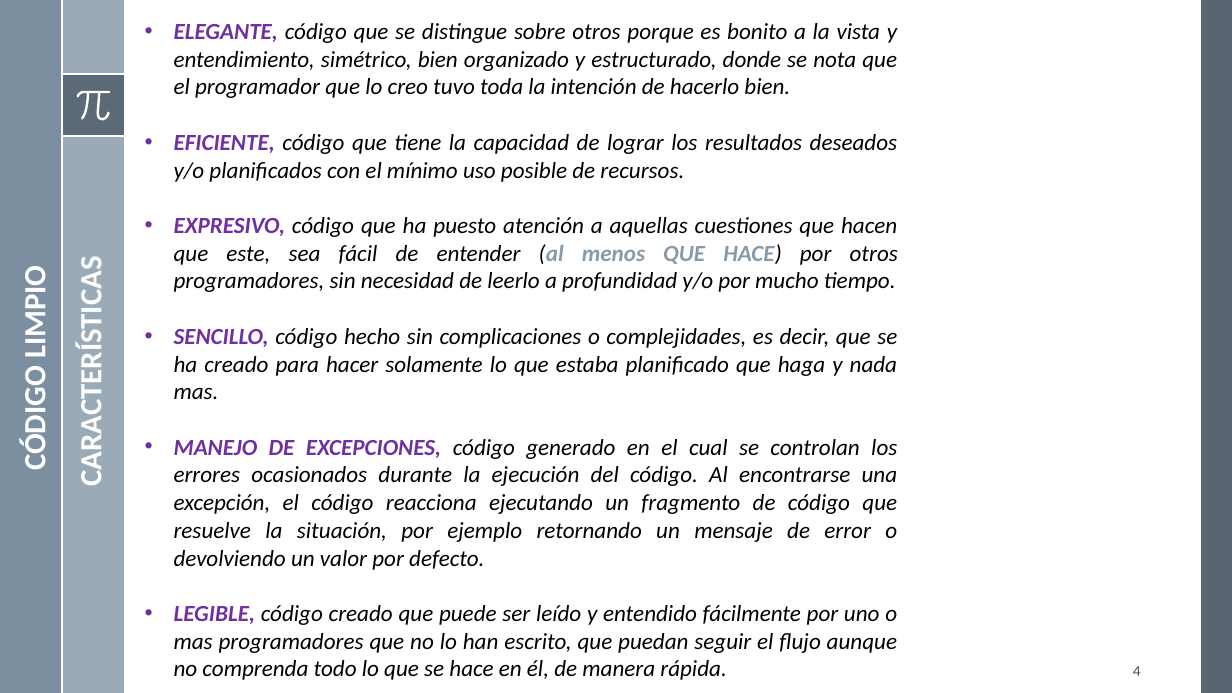
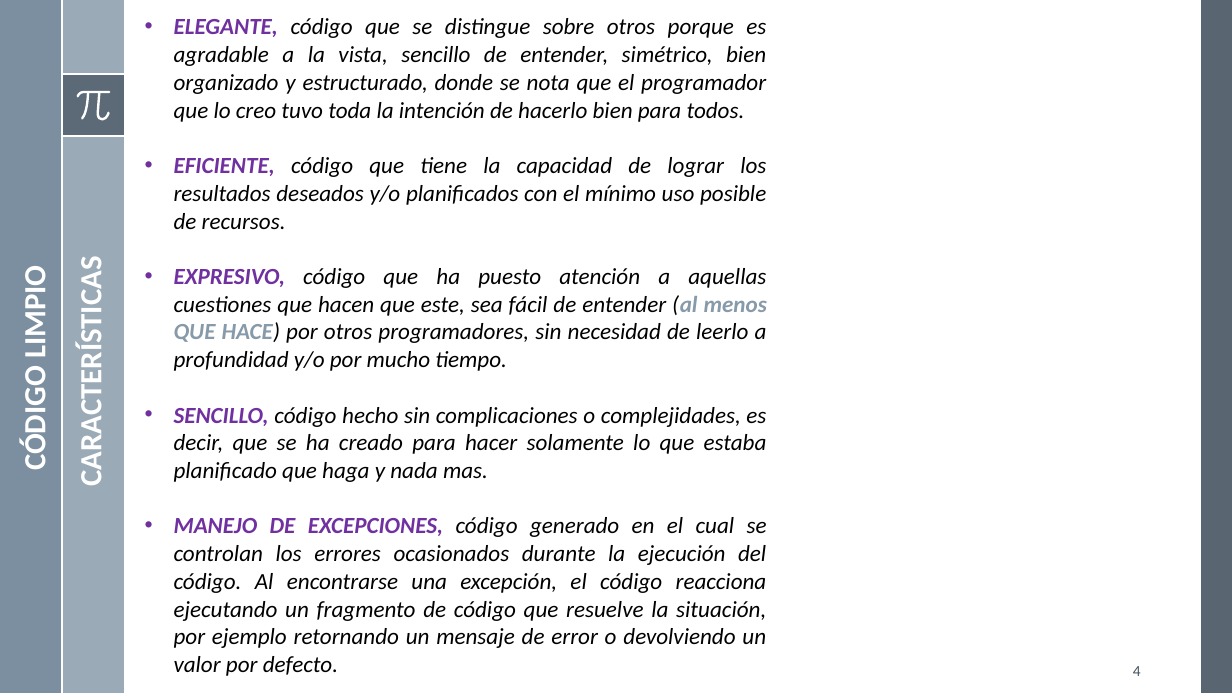
Before and after one commit to mgutierreza/Know, a slide deck: slide 4 of Programacion/POO/POO Buenas Practicas.pptx. Drawn at 1232x693 pixels with LibreOffice and Linux fonts; fonts in the diff are those of the drawing. Boxes give left, top, right and bottom in pixels: in the first picture for what was removed or moved away, otherwise in the second. Text is boxed around its words. In the diff, an @@ line names an element or a change of style, - is before the commit and + after.

```diff
--- a/Programacion/POO/POO Buenas Practicas.pptx
+++ b/Programacion/POO/POO Buenas Practicas.pptx
@@ text at box(174, 18, 766, 122): text changed @@
-• ELEGANTE, código que se distingue sobre otros porque es bonito a la vista y entendimiento, simétrico, bien organizado y estructurado, donde se nota que el programador que lo creo tuvo toda la intención de hacerlo bien.
+• ELEGANTE, código que se distingue sobre otros porque es agradable a la vista, sencillo de entender, simétrico, bien organizado y estructurado, donde se nota que el programador que lo creo tuvo toda la intención de hacerlo bien para todos.
@@ text at box(174, 605, 897, 680): paragraph removed @@
-• LEGIBLE, código creado que puede ser leído y entendido fácilmente por uno o mas programadores que no lo han escrito, que puedan seguir el flujo aunque no comprenda todo lo que se hace en él, de manera rápida.
```
Also in this commit, not shown: 4 other slides changed, 10 slides added, 2 other files.
